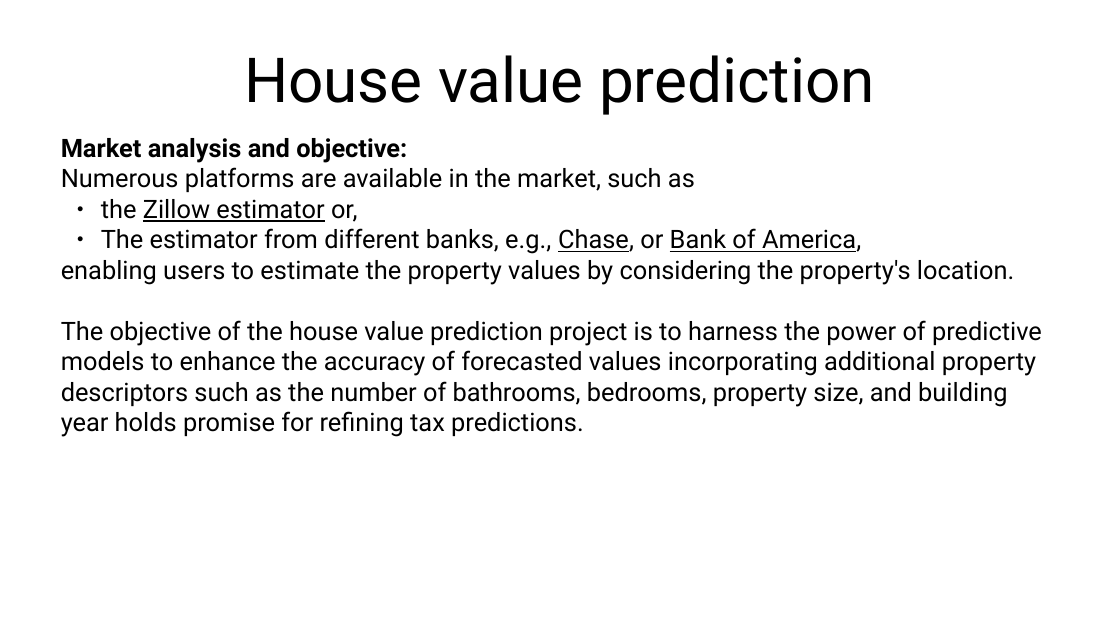
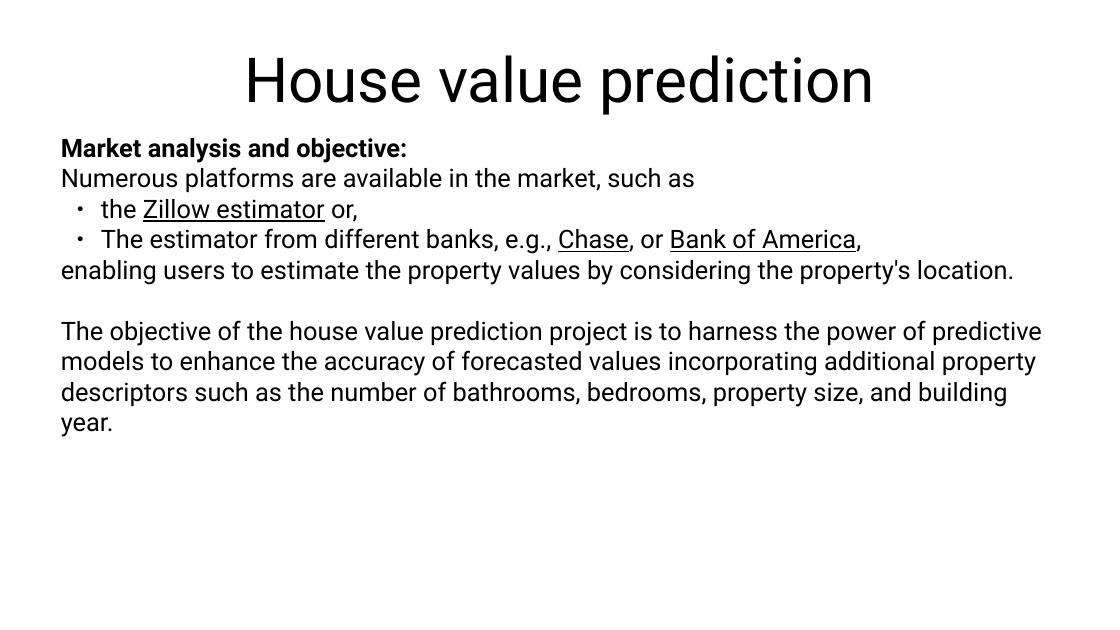
Before and after one commit to abourang/Zillow, a slide deck: slide 3 of presentation/Presentation.odp (slide 2 before the commit). Drawn at 1120x630 pixels with LibreOffice and Linux fonts; fonts in the diff are those of the drawing. Boxes give left, top, right and bottom in pixels: in the first picture for what was removed or moved away, otherwise in the second. Text is boxed around its words. In the diff, an @@ line names an element or a change of style, - is before the commit and + after.

```diff
--- a/presentation/Presentation.odp
+++ b/presentation/Presentation.odp
@@ text at (61, 320, 1042, 437): text changed @@
-The objective of the house value prediction project is to harness the power of predictive models to enhance the accuracy of forecasted values incorporating additional property descriptors such as the number of bathrooms, bedrooms, property size, and building year holds promise for refining tax predictions.
+The objective of the house value prediction project is to harness the power of predictive models to enhance the accuracy of forecasted values incorporating additional property descriptors such as the number of bathrooms, bedrooms, property size, and building year.
```
Also in this commit, not shown: 5 other slides changed, 1 slide added, 3 other files.
